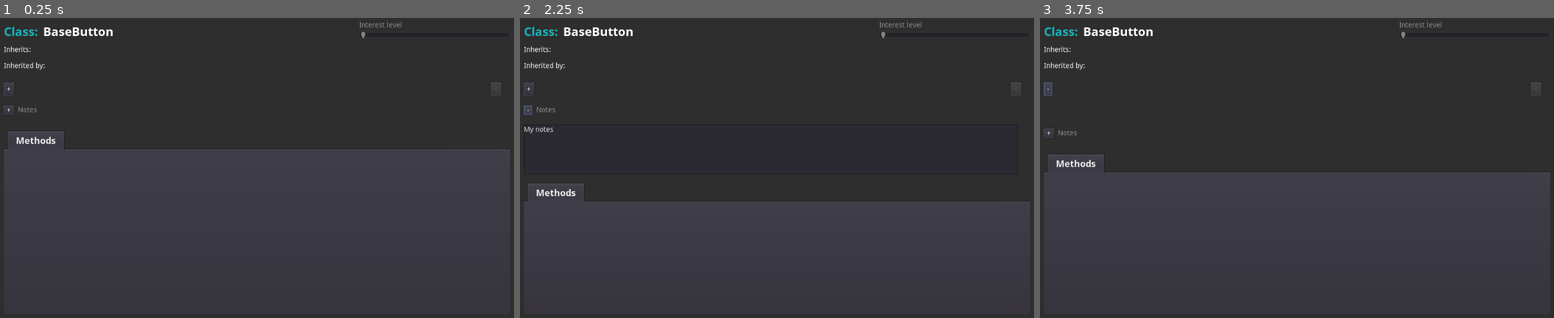
Above: before the commit, frames 1-3 (left to right).
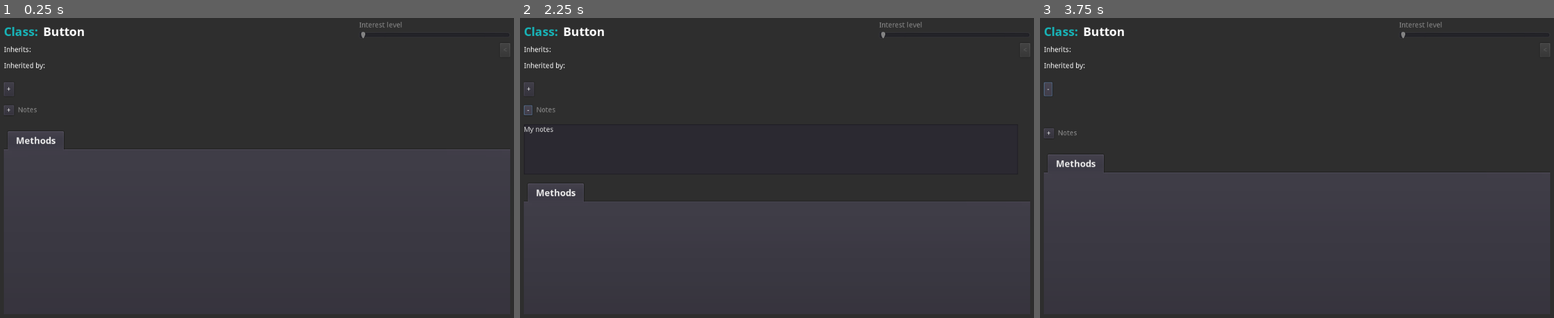
Above: after the commit, the same moments.

Repository: andrew-wilkes/godotbuddy.com
Game: Godot game, scene res://Test.tscn
The game is run twice, just before and just after one commit, with the same random seed, the same clock (stepped at 60 frames per second) and the same inputs. The project has no main scene, so this scene is started directly.
Inputs:
- Up to frame 1 (0.25 s): no input
- Up to frame 2 (2.25 s): click "+" at 0.5 s; click "-" at 1.25 s; click "+" at 2 s
- Up to frame 3 (3.75 s): click "-" at 2.75 s; click "+" at 3.5 s

The runs differ from the first frame. In frame 1, 0.2% of the frame differs, in the area x 10-100%, y 3-26%; in frame 2, 0.2%; in frame 3, 0.2%.
Error before the commit: Invalid get index 'BaseButton' (on base: 'Dictionary'). (res://data.gd:50)
Error after the commit: Invalid get index 'Array' (on base: 'Dictionary'). (res://ClassDetails.gd:279)

Commit message:
Fix back button logic

Diff:
--- a/apps/desktop/ClassDetails.gd
+++ b/apps/desktop/ClassDetails.gd
@@ -44,39 +44,38 @@
 	back_button.disabled = true
 	descbox.hide()
 	notes.get_parent().hide()
-	#update_content("CollisionObject2D")
-	#update_content("File")
-	#update_content("String")
-	update_content("BaseButton")
-	#update_content("Array")
-	#update_content("bool")
-	#update_content("Vector2")
+	if get_parent().name == "root":
+		update_content("Object")
 
 
 func set_chain_text(rtl, txt):
 	if txt.length() > 0:
+		rtl.show()
 		rtl.bbcode_text = rtl.add_links(txt)
 		rtl.get_parent().get_child(0).show()
 	else:
 		rtl.bbcode_text = txt
 		rtl.get_parent().get_child(0).hide()
+		rtl.hide()
 
 
 func update_content(cname, new = true):
-	set_chain_text(ih, Data.get_inheritance_chain(cname))
-	set_chain_text(ihby, Data.get_inheritor_chain(cname))
 	if new:
-		if stepping_back:
-			history.clear()
-			stepping_back = false
-		set_back_button_state()
+		stepping_back = false
 		history.append(cname)
+		if history.size() > 1:
+			back_button.disabled = false
 	else:
 		if not stepping_back:
 			stepping_back = true
-			# Get the previous cname
-			cname = history.pop_back()
-		set_back_button_state()
+			# Get previous value but preserve the first item
+			cname = history[0]
+			if history.size() > 1:
+				cname = history.pop_back()
+	#print(history)
+
+	set_chain_text(ih, Data.get_inheritance_chain(cname))
+	set_chain_text(ihby, Data.get_inheritor_chain(cname))
 
 	var info = get_info(cname)
 	find_node("ClassName").text = cname
@@ -173,7 +172,7 @@
 			var enums = {}
 			for item in items:
 				var args = item.args[0]
-				args.description = item.description
+				args.description = item.get("description", "")
 				if args.has("enum"):
 					if enums.has(args.enum):
 						enums[args.enum].append(args)
@@ -267,12 +266,8 @@
 		return ""
 
 
-func set_back_button_state():
-	back_button.disabled = true if history.size() < 1 else false
-
-
 func get_info(cname) -> Dictionary:
-	var info = {}
+	var info = { "brief_description": "", "description": "" }
 	var node_name = ""
 	var group_name = ""
 	var member_name = ""
@@ -448,4 +443,10 @@
 
 
 func _on_BackButton_pressed():
-	update_content(history.pop_back(), false)
+	# Preserve the first item
+	var cname = history[0]
+	if history.size() > 1:
+		cname = history.pop_back()
+	else:
+		back_button.disabled = true
+	update_content(cname, false)
--- a/apps/desktop/ClassDetails.tscn
+++ b/apps/desktop/ClassDetails.tscn
@@ -92,7 +92,7 @@
 margin_top = 42.0
 margin_right = 1006.0
 margin_bottom = 70.0
-custom_constants/separation = 5
+custom_constants/separation = 10
 __meta__ = {
 "_edit_use_anchors_": false
 }
@@ -104,15 +104,30 @@
 text = "Inherits:"
 
 [node name="Inherits" parent="SC/VBox/Ih" instance=ExtResource( 5 )]
-margin_left = 59.0
+margin_left = 64.0
 margin_top = 0.0
-margin_bottom = 28.0
+margin_right = 515.0
+margin_bottom = 28.0
+
+[node name="Sp" type="Control" parent="SC/VBox/Ih"]
+margin_left = 525.0
+margin_right = 976.0
+margin_bottom = 28.0
+size_flags_horizontal = 3
+
+[node name="BackButton" type="Button" parent="SC/VBox/Ih"]
+margin_left = 986.0
+margin_right = 1006.0
+margin_bottom = 28.0
+rect_min_size = Vector2( 0, 28 )
+hint_tooltip = "Go to previous class"
+text = "<"
 
 [node name="Ihby" type="HBoxContainer" parent="SC/VBox"]
 margin_top = 74.0
 margin_right = 1006.0
 margin_bottom = 102.0
-custom_constants/separation = 5
+custom_constants/separation = 10
 __meta__ = {
 "_edit_use_anchors_": false
 }
@@ -124,7 +139,7 @@
 text = "Inherited by:"
 
 [node name="Inherited" parent="SC/VBox/Ihby" instance=ExtResource( 5 )]
-margin_left = 87.0
+margin_left = 92.0
 margin_top = 0.0
 margin_bottom = 28.0
 
@@ -149,15 +164,8 @@
 [node name="BDesc" parent="SC/VBox/HBox1" instance=ExtResource( 5 )]
 margin_left = 28.0
 margin_top = 0.0
-margin_right = 960.0
-margin_bottom = 28.0
-
-[node name="BackButton" type="Button" parent="SC/VBox/HBox1"]
-margin_left = 968.0
 margin_right = 988.0
 margin_bottom = 28.0
-hint_tooltip = "Go to previous class"
-text = "<"
 
 [node name="Sp" type="Control" parent="SC/VBox/HBox1"]
 margin_left = 996.0
@@ -287,9 +295,9 @@
 fit_content_height = false
 
 [connection signal="meta_clicked" from="SC/VBox/Ih/Inherits" to="." method="_on_meta_clicked"]
+[connection signal="pressed" from="SC/VBox/Ih/BackButton" to="." method="_on_BackButton_pressed"]
 [connection signal="meta_clicked" from="SC/VBox/Ihby/Inherited" to="." method="_on_meta_clicked"]
 [connection signal="pressed" from="SC/VBox/HBox1/DescButton" to="." method="_on_Description_pressed"]
-[connection signal="pressed" from="SC/VBox/HBox1/BackButton" to="." method="_on_BackButton_pressed"]
 [connection signal="meta_clicked" from="SC/VBox/DescBox/HBox/Desc" to="." method="_on_meta_clicked"]
 [connection signal="pressed" from="SC/VBox/HBox2/NotesButton" to="." method="_on_NotesButton_pressed"]
 [connection signal="meta_clicked" from="SC/VBox/TabContainer/Methods" to="." method="_on_meta_clicked"]
